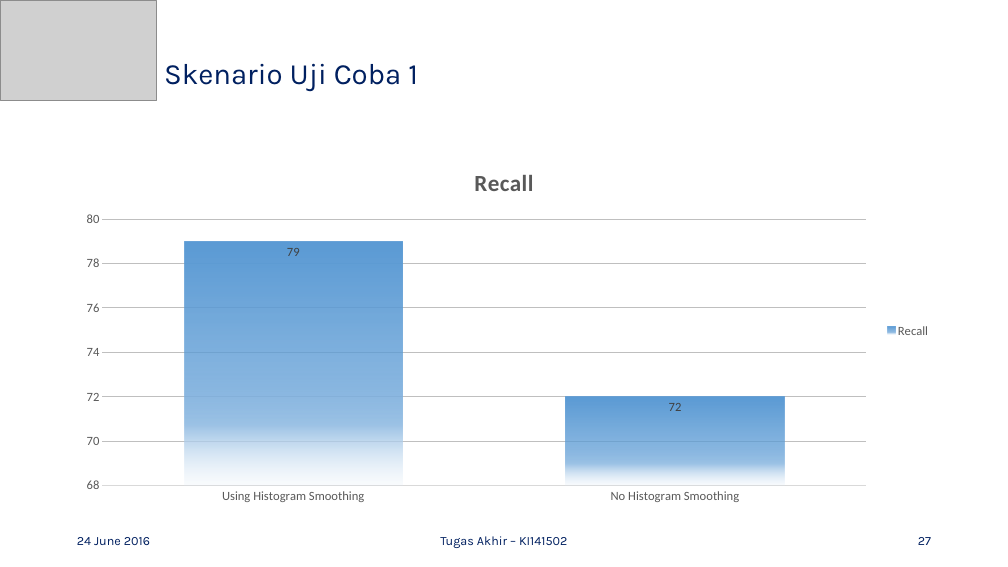
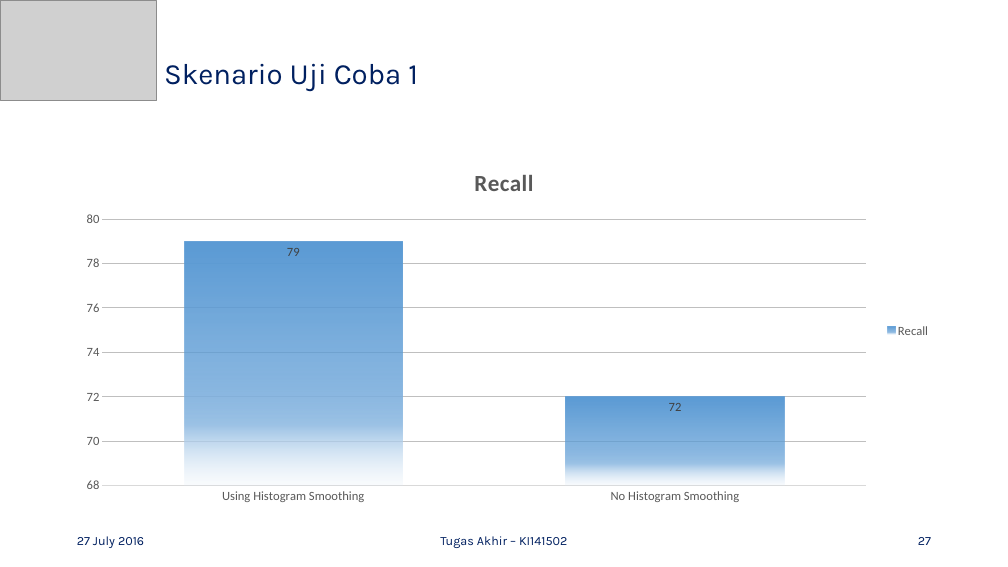
Before and after one commit to mustofa27/tugasAkhir, a slide deck: slide 27 of Bismillah Buku TA/Presentasi-TA_Ahmad-Mustofa_5112100100.pptx. Drawn at 1008x567 pixels with LibreOffice and Linux fonts; fonts in the diff are those of the drawing; grey boxes stand for pictures. Boxes give left, top, right and bottom in pixels: in the first picture for what was removed or moved away, otherwise in the second. Text is boxed around its words. In the diff, an @@ line names an element or a change of style, - is before the commit and + after.

```diff
--- a/Bismillah Buku TA/Presentasi-TA_Ahmad-Mustofa_5112100100.pptx
+++ b/Bismillah Buku TA/Presentasi-TA_Ahmad-Mustofa_5112100100.pptx
@@ text at (77, 536, 144, 548): text changed @@
-24 June 2016
+27 July 2016
```
Also in this commit, not shown: 47 other slides changed, 14 other files.
